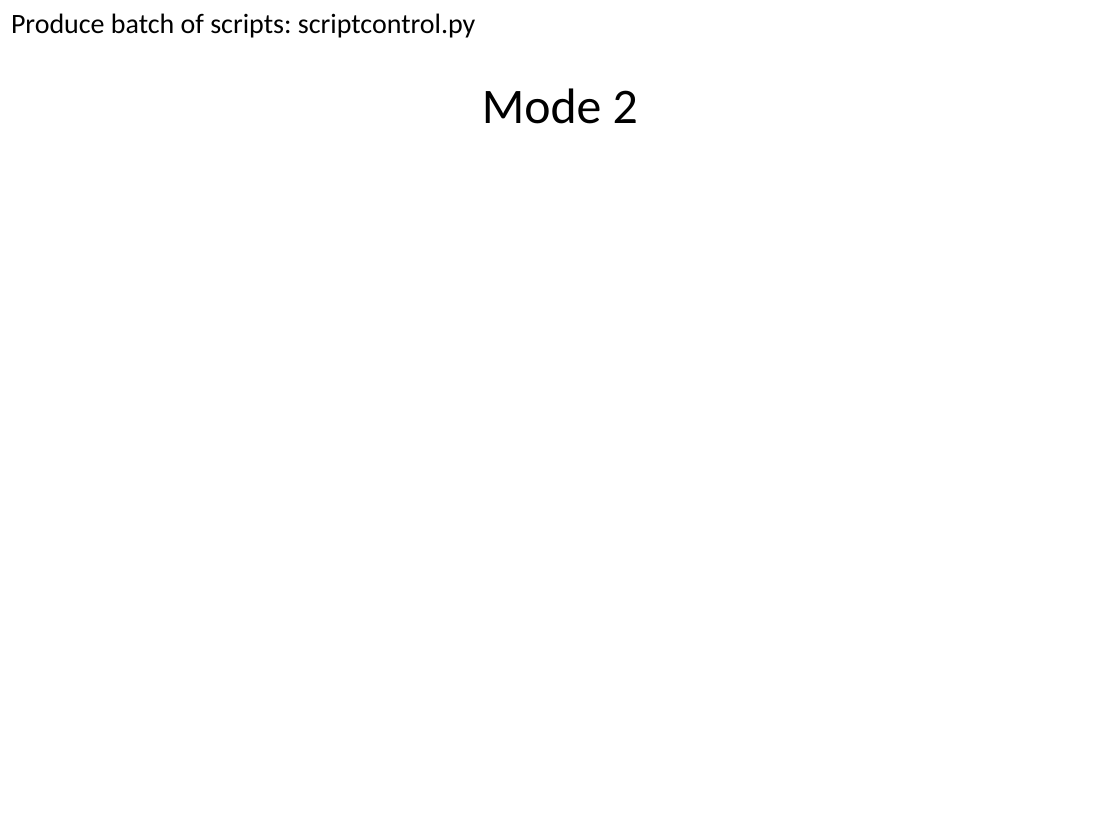
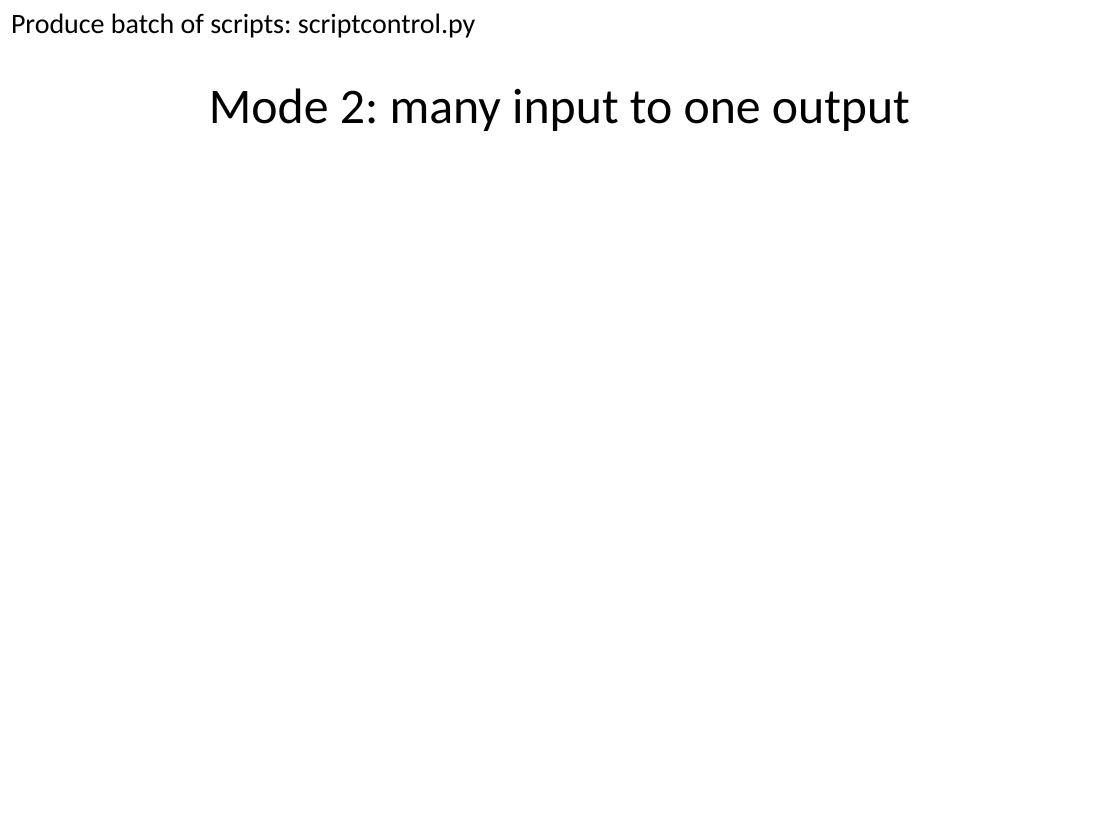
Before and after one commit to vitogump/lifelit, a slide deck: slide 9 of userGuide.pptx. Drawn at 1120x840 pixels with LibreOffice and Linux fonts; fonts in the diff are those of the drawing. Boxes give left, top, right and bottom in pixels: in the first picture for what was removed or moved away, otherwise in the second. Text is boxed around its words. In the diff, an @@ line names an element or a change of style, - is before the commit and + after.

```diff
--- a/userGuide.pptx
+++ b/userGuide.pptx
@@ title at bbox=[209, 88, 910, 131]: text changed @@
-Mode 2
+Mode 2: many input to one output
```
Also in this commit, not shown: 1 other slide changed, 1 slide added, 1 slide removed, 6 other files.
